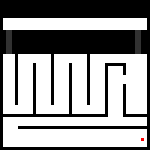
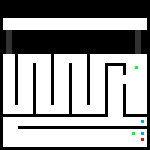
Layered file, before and after one edit (150x150). Changes by layer:
painted on "Слой 2" over [132, 66, 144, 135]
